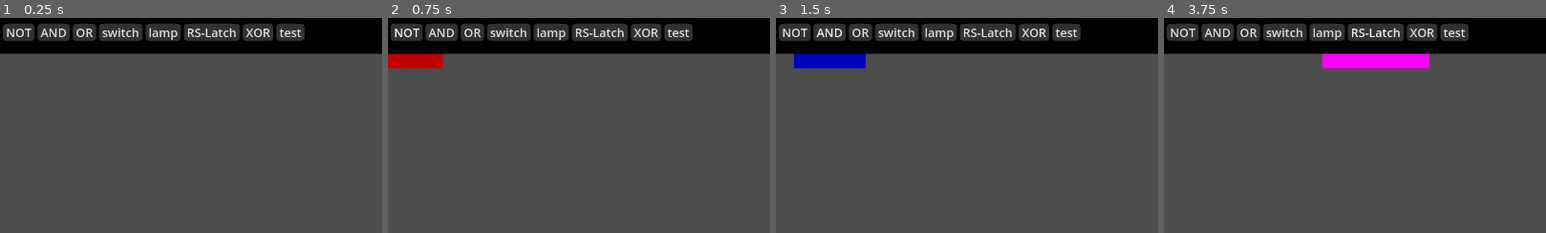
Above: before the commit, frames 1-4 (left to right).
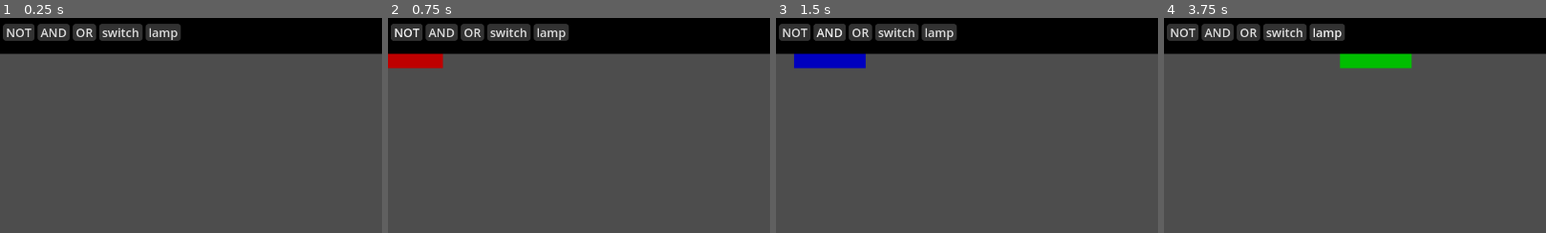
Above: after the commit, the same moments.

Repository: Jonas-Stefan/monosim
Game: Godot game, scene res://Scenes/root.tscn
Two runs of this game, one before a commit and one after it. Both use one fixed random seed, a clock stepped at 60 frames per second and the inputs below.
Inputs (mouse positions are % of the whole screen's width and height, from its top left):
- Up to frame 1 (0.25 s): no input
- Up to frame 2 (0.75 s): click "NOT" at 0.5 s
- Up to frame 3 (1.5 s): click "AND" at 1.25 s
- Up to frame 4 (3.75 s): click "OR" at 2 s; click "lamp" at 2.75 s; click (28, 3) at 3.5 s, where only the run before the commit has a clickable "RS-Latch"
The pictures show only the part of the screen within x 0-50%, y 0-50%; the shares and areas given below are measured in that part.

The runs differ from the first frame. In frame 1, 2.4% of the frame differs, in the area x 48-80%, y 2-11%; in frame 2, 2.4%; in frame 3, 2.4%; in frame 4, 4.4%, in the area x 41-80%, y 2-24%.
Error after the commit: Attempt to call function 'get_files' in base 'null instance' on a null instance. (res://Scripts/UI/btnManager.gd:8)

Commit message:
added chips in chips

Diff:
--- a/Chips/Chips/RS-Latch.tres
+++ /dev/null
@@ -1,12 +0,0 @@
-[gd_resource type="Resource" script_class="chipBase" load_steps=2 format=3 uid="uid://drvpy4safxexp"]
-
-[ext_resource type="Script" path="res://Chips/Resource/chipBase.gd" id="1_7ngaf"]
-
-[resource]
-script = ExtResource("1_7ngaf")
-name = "RS-Latch"
-color = Color(1, 0, 1, 1)
-inputs = [[2], [0]]
-outputs = Array[int]([1])
-gateTypes = Array[String](["NOT", "AND", "OR"])
-gateEdges = [[0, 1], [2, 1], [1, 2]]
--- a/Chips/Chips/XOR.tres
+++ /dev/null
@@ -1,12 +0,0 @@
-[gd_resource type="Resource" script_class="chipBase" load_steps=2 format=3 uid="uid://bj47qtlkec3o8"]
-
-[ext_resource type="Script" path="res://Chips/Resource/chipBase.gd" id="1_spu7l"]
-
-[resource]
-script = ExtResource("1_spu7l")
-name = "XOR"
-color = Color(1, 0.2, 0, 1)
-inputs = [[2, 0], [2, 0]]
-outputs = Array[int]([3])
-gateTypes = Array[String](["AND", "NOT", "OR", "AND"])
-gateEdges = [[0, 1], [1, 3], [2, 3]]
--- a/Chips/Chips/test.tres
+++ /dev/null
@@ -1,12 +0,0 @@
-[gd_resource type="Resource" script_class="chipBase" load_steps=2 format=3 uid="uid://dtpbtkwmtn2qs"]
-
-[ext_resource type="Script" path="res://Chips/Resource/chipBase.gd" id="1_tjwhd"]
-
-[resource]
-script = ExtResource("1_tjwhd")
-name = "test"
-color = Color(0, 0, 1, 1)
-inputs = [[0], [0]]
-outputs = Array[int]([0])
-gateTypes = Array[String](["AND"])
-gateEdges = []
--- a/Scripts/UI/finishChipBtn.gd
+++ b/Scripts/UI/finishChipBtn.gd
@@ -24,12 +24,16 @@
 	var root: Node2D = get_tree().get_root().get_node("root")
 
 	var oldGateNodes: Array[graphNode] = []
-	var gateNodes: Array[String] = []
+	var gateTypes: Array[String] = []
 
 	#add the gates to the new chip
 	for node in root.componentGraph.nodes:
 		if node.type != "lamp" and node.type != "":
-			gateNodes.append(node.type)
+			gateTypes.append(node.type)
+			oldGateNodes.append(node)
+
+	for chip in root.chips:
+		for node in chip.chipGraph.nodes:
 			oldGateNodes.append(node)
 
 	var gateEdges: Array = []
@@ -42,6 +46,18 @@
 		#the edge would be connected with an input or output if the indices are -1, in that case I don't even need the edge.
 		if inputIndex != -1 and outputIndex != -1:
 			gateEdges.append([inputIndex, outputIndex])
+
+
+	#add all the chips to the new chip
+	for chip in root.chips:
+		for edge in chip.chipResource.gateEdges:
+			var edgeInput: int = edge[0] + gateTypes.size()
+			var edgeOutput: int = edge[1] + gateTypes.size()
+			gateEdges.append([edgeInput, edgeOutput])
+
+		for node in chip.chipResource.gateTypes:
+			gateTypes.append(node)
+
 
 	#get the inputs of the chip
 	var switches: Array[Node2D] = []
@@ -85,7 +101,7 @@
 	chipResource.color = colorBtn.color
 	chipResource.inputs = inputs
 	chipResource.outputs = outputs
-	chipResource.gateTypes = gateNodes
+	chipResource.gateTypes = gateTypes
 	chipResource.gateEdges = gateEdges
 
 
